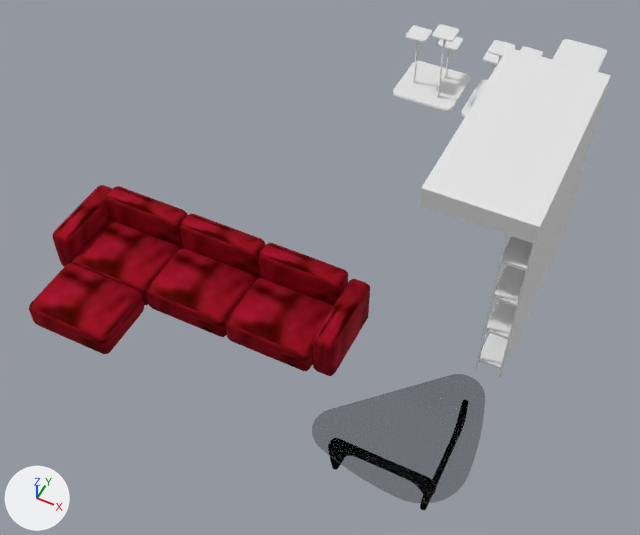
What one commit did to the Blender file static/avour.app/scenes/furnitures.blend.
Camera for both pictures: a 50 mm lens placed at (1.45, -7.85, 8.56), pointed at (-1.87, -1.22, 0.26). The axes (+X, +Y, +Z) are drawn at lower left. The lights are the same throughout.

The scene before the commit, as lines of its bpy script (objects in view):
```python
mat_fabric_red = principled_material('fabric.red')
mat_fabric_red.texture = img_diffuse_texture_0_001
mat_fabric_red.metallic = 1.0
mat_fabric_red.roughness = 0.757
mat_fabric_red.specular_ior_level = 1.0
me_cube = bpy.data.meshes.new('Cube')
me_cube.from_pydata(...)  # 64 vertices, 34 faces; spans x -1.0..1.0, y -1.0..1.0, z 0.0..3.89
me_cube.materials.append(mat_material)  # white #e7e7e7
me_cube_008 = bpy.data.meshes.new('Cube.008')
me_cube_008.from_pydata(...)  # 72 vertices, 54 faces; spans x -1.11..0.46, y -1.66..1.45, z -0.22..0.36
me_cube_008.polygons.foreach_set('use_smooth', [True] * 54)
me_cube_008.materials.append(mat_fabric_red)  # picture img_diffuse_texture_0_001
me_fbxmesh_001 = bpy.data.meshes.new('FbxMesh.001')
me_fbxmesh_001.from_pydata(...)  # 1442 vertices, 1442 faces; spans x -0.537..0.537, y -0.537..0.537, z 0.0..0.401
# faces by material slot: [2, 1374, 66]
me_fbxmesh_001.materials.append(mat_v_glas_p)  # black #000000
me_fbxmesh_001.materials.append(mat_wood_black_ash_02)  # picture img_diffuse_texture_0
me_fbxmesh_001.materials.append(mat_v_glas_r)  # grey #949994
ob_coffee_table = bpy.data.objects.new('Coffee Table', me_fbxmesh_001)
ob_coffee_table.location = (0.0, -3.01, 0.0)
ob_coffee_table.scale = (1.53, 1.53, 1.53)
ob_couch = bpy.data.objects.new('couch', me_cube_008)
ob_couch.location = (-3.13, -2.04, 0.3)
ob_couch.rotation_euler = (0.0, 0.0, 1.571)  # degrees (0, 0, 90)
ob_couch.scale = (1.26, 1.26, 1.26)
_m = ob_couch.modifiers.new('Bevel', 'BEVEL')
_m.width = 0.06
_m.width_pct = 0.06
_m.segments = 2
_m.miter_outer = 'MITER_ARC'
ob_stand_003 = bpy.data.objects.new('stand.003', me_cube)
ob_stand_003.location = (0.0, 3.2, 0.0)
ob_stand_003.scale = (0.32, 0.32, 0.32)
# also in view: 'stand.002' at (-2.1, 3.2, 0.61); 'stand.001' at (-0.97, 3.2, 0.61); 'shelve.01' at (0.06, -0.28, 1.26)
```
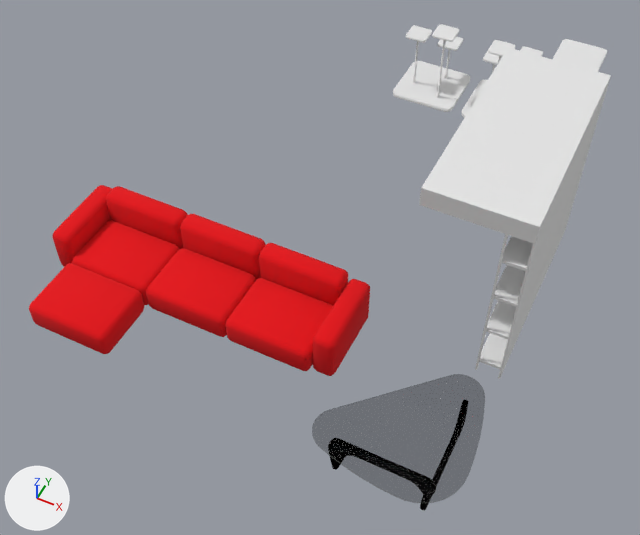
Location of each change, [x1, y1, x2, y2] in pixels of the pictures (640 x 535 px):
'couch', surface changed
    both: [29, 185, 370, 376]

The change, as a diff of the scene's bpy script:
```diff
--- a/static/avour.app/scenes/furnitures.blend.py
+++ b/static/avour.app/scenes/furnitures.blend.py
@@ mat_fabric_red @@
 mat_fabric_red = principled_material('fabric.red')
-mat_fabric_red.texture = img_diffuse_texture_0_001
-mat_fabric_red.metallic = 1.0
-mat_fabric_red.roughness = 0.757
-mat_fabric_red.specular_ior_level = 1.0
+mat_fabric_red.base_color = (0.8, 0.0, 0.00354)  # red #e7000c
+mat_fabric_red.roughness = 1.0
@@ me_cube_008 @@
 me_cube_008.from_pydata(...)  # 72 vertices, 54 faces; spans x -1.11..0.46, y -1.66..1.45, z -0.22..0.36
 # used by ob_couch; location = (-3.13, -2.04, 0.3); rotation_euler = (0.0, 0.0, 1.571), in degrees (0, 0, 90); scale = (1.26, 1.26, 1.26)
+# me_cube_008 part 1: texture (UV) coordinates of 54 of 54 faces, centred in x -1.11..0.46, y -1.66..1.45, z -0.22..0.36, changed; they spanned u 0.12..0.88, v 0.0..1.0 and now span u 0.0..0.94, v -0.03..0.97
 me_cube_008.materials.append(mat_fabric_red)
```
